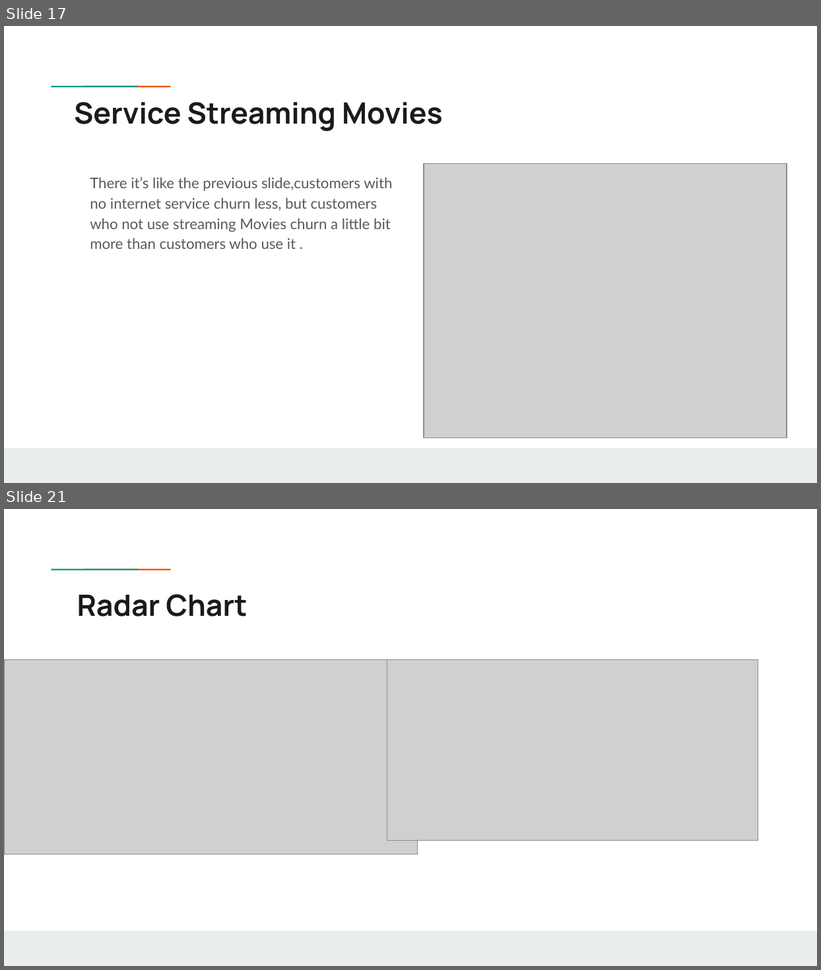
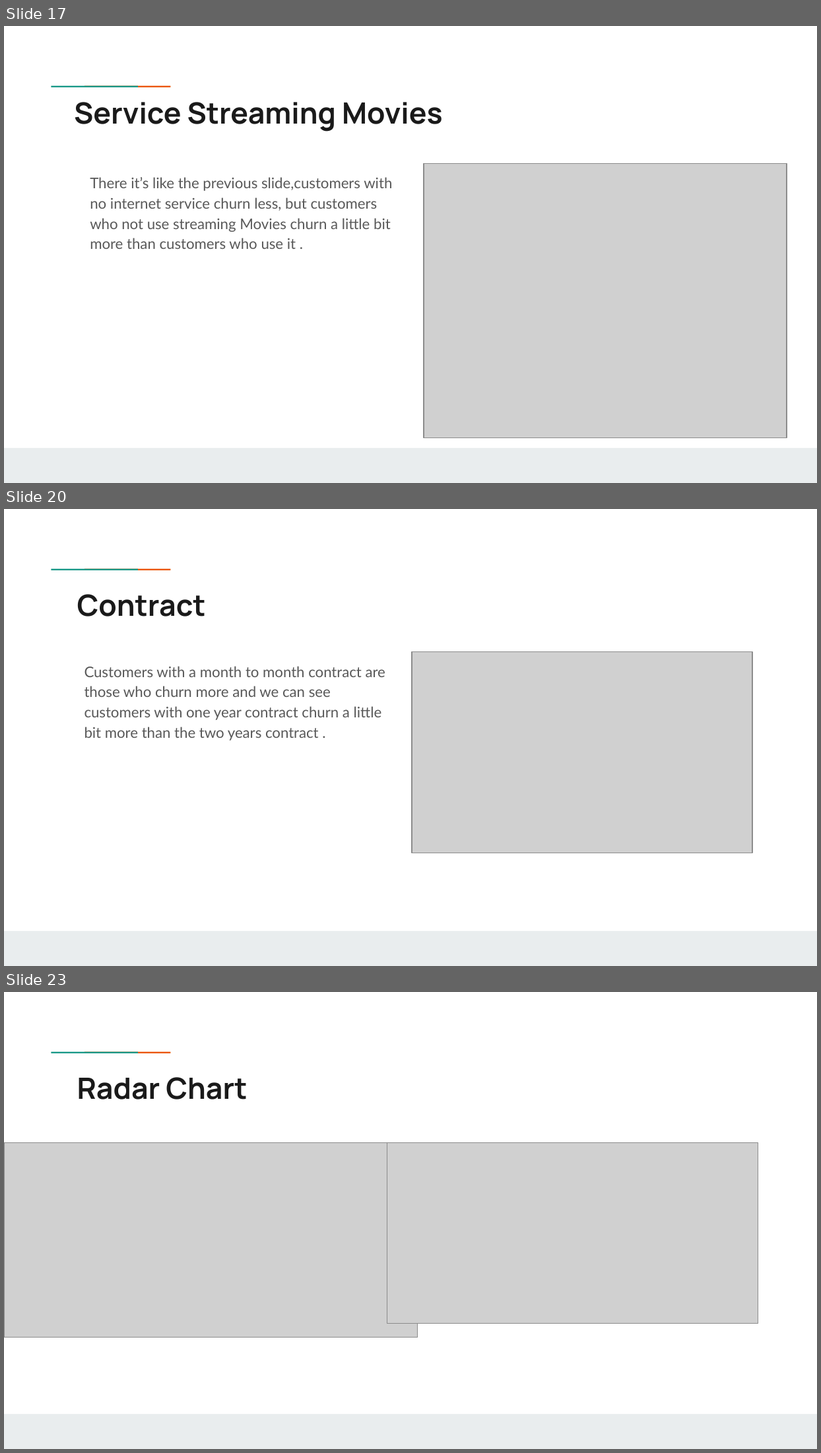
Before and after one commit to Chvava11/Bi_project_customer_churn, a slide deck: Result/Vanessa’s project .pptx. Shown one above the other, each under a label of ours: slides 17 and 21 before the commit, slides 17, 20 and 23 after it; the slides between them are not shown. The pictures are 821x970 and 821x1453 pixels, drawn with LibreOffice and Linux fonts; fonts in the diff are those of the drawing; grey boxes stand for pictures; background and template pictures are left out. Boxes give left, top, right and bottom in pixels: in the first picture for what was removed or moved away, otherwise in the second. Text is boxed around its words. In the diff, an @@ line names an element or a change of style, - is before the commit and + after.

```diff
--- a/Result/Vanessa’s project .pptx
+++ b/Result/Vanessa’s project .pptx
@@ slide 20 added at bbox=[4, 509, 817, 966], background #FFFFFF; not listed: 3 template elements that a slide beside it also shows @@
@@ title added at bbox=[77, 594, 206, 617], 26 pt, text #1A1A1A, bold @@
+Contract
@@ text added at bbox=[85, 666, 385, 741], 13 pt, text #595959 @@
+Customers with a month to month contract are those who churn more and we can see customers with one year contract churn a little bit more than the two years contract .
@@ picture added at bbox=[412, 652, 753, 853] @@
@@ what was slide 21 is now slide 23 @@
```
Also in this commit, not shown: 3 slides changed, 3 other slides added, 3 slides removed.
